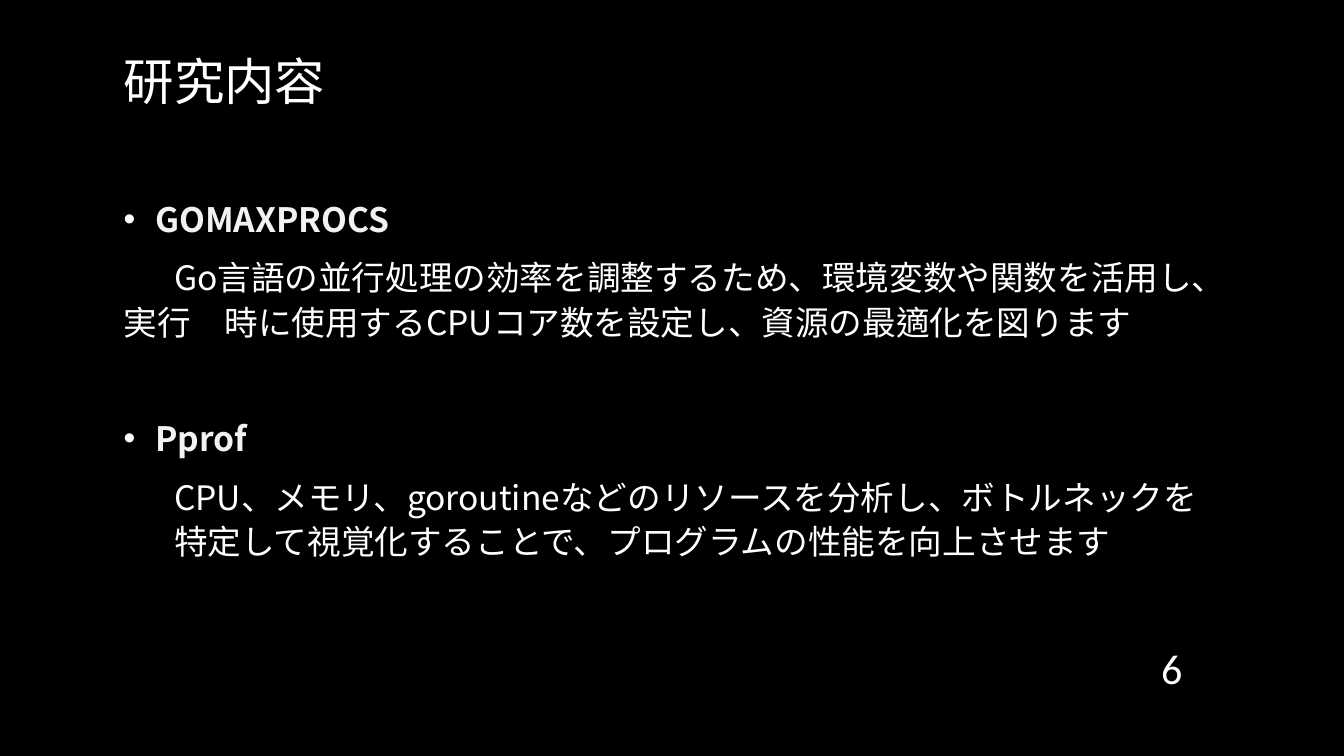
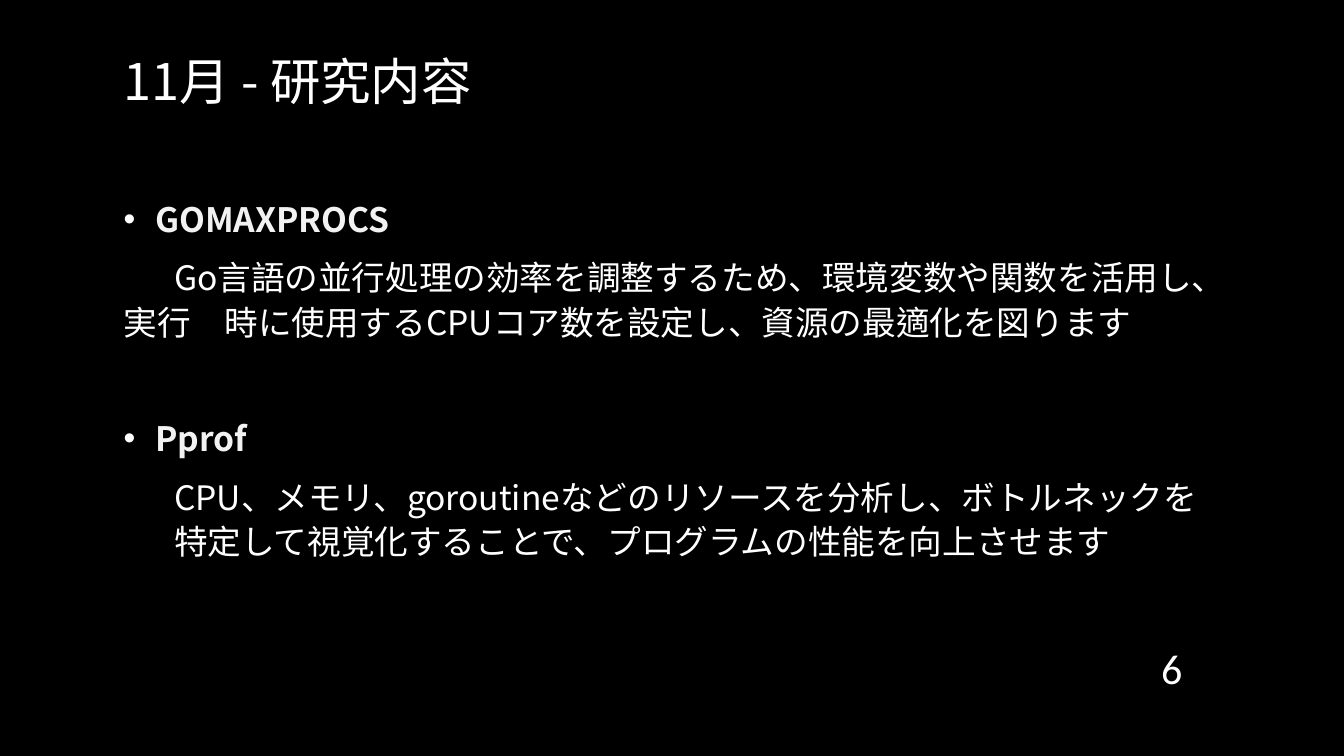
Before and after one commit to cyrusmanosa/Ecc-Year-3, a slide deck: slide 6 of Y3-Sem2/ITゼミ演習II/2024年度_11月報告会_Sk3a04_文家俊.pptx. Drawn at 1344x756 pixels with LibreOffice and Linux fonts; fonts in the diff are those of the drawing; background and template pictures are left out. Boxes give left, top, right and bottom in pixels: in the first picture for what was removed or moved away, otherwise in the second. Text is boxed around its words. In the diff, an @@ line names an element or a change of style, - is before the commit and + after.

```diff
--- a/Y3-Sem2/ITゼミ演習II/2024年度_11月報告会_Sk3a04_文家俊.pptx
+++ b/Y3-Sem2/ITゼミ演習II/2024年度_11月報告会_Sk3a04_文家俊.pptx
@@ title at box(124, 57, 472, 104): text changed @@
-研究内容
+11月 - 研究内容
```
Also in this commit, not shown: 5 other slides changed, 20 other files.
